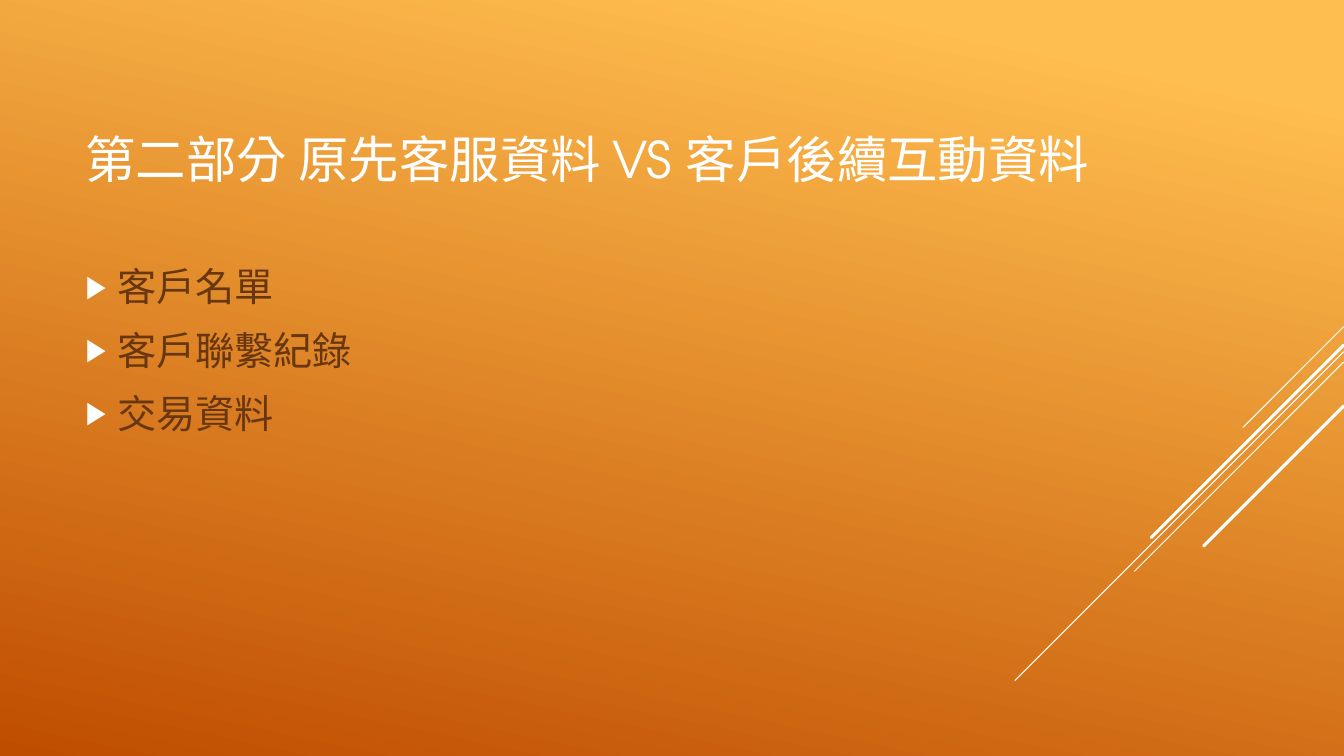
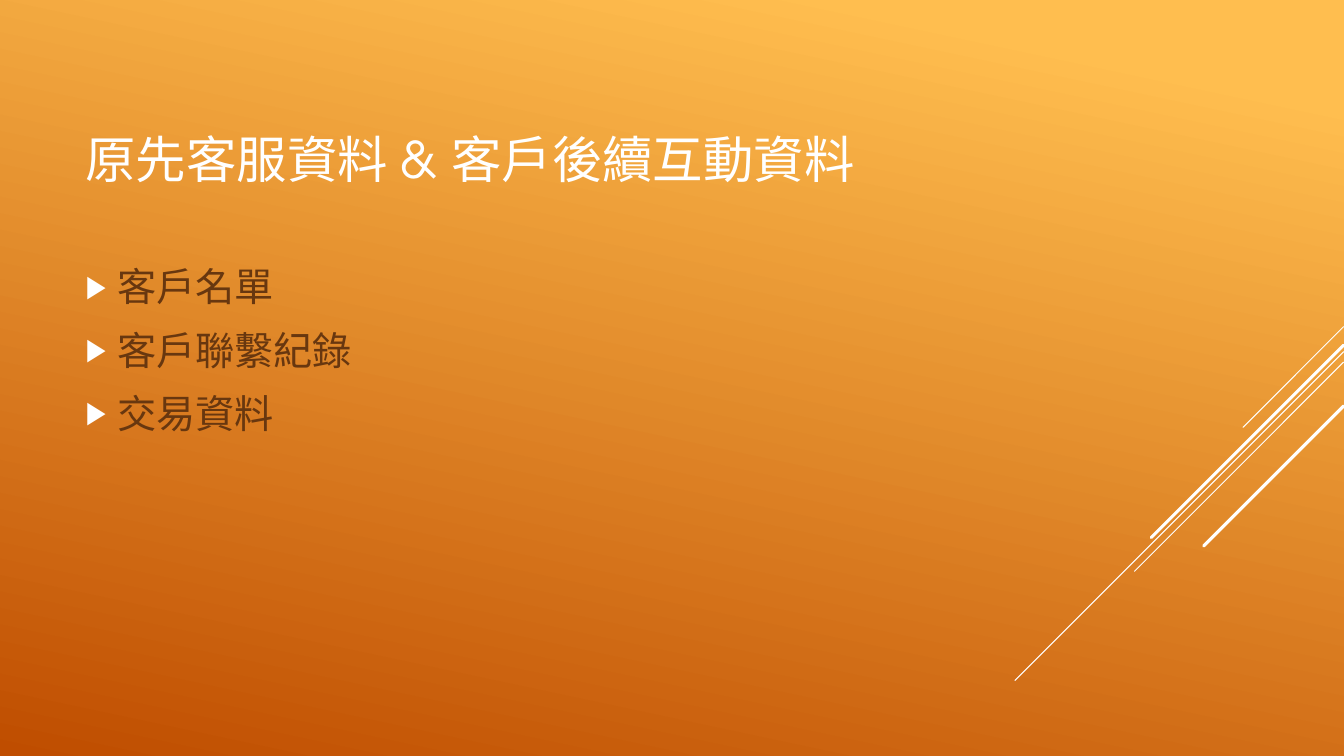
Before and after one commit to EvaXunHsu/Fintech-Course, a slide deck: slide 11 of Final/金融科技-文字探勘與機器學習.pptx (slide 13 before the commit). Drawn at 1344x756 pixels with LibreOffice and Linux fonts; fonts in the diff are those of the drawing. Boxes give left, top, right and bottom in pixels: in the first picture for what was removed or moved away, otherwise in the second. Text is boxed around its words. In the diff, an @@ line names an element or a change of style, - is before the commit and + after.

```diff
--- a/Final/金融科技-文字探勘與機器學習.pptx
+++ b/Final/金融科技-文字探勘與機器學習.pptx
@@ title at [86, 135, 854, 182]: text changed @@
-第二部分 原先客服資料 VS 客戶後續互動資料
+原先客服資料 & 客戶後續互動資料
```
Also in this commit, not shown: 15 other slides changed, 3 slides added, 3 slides removed, 24 other files.
